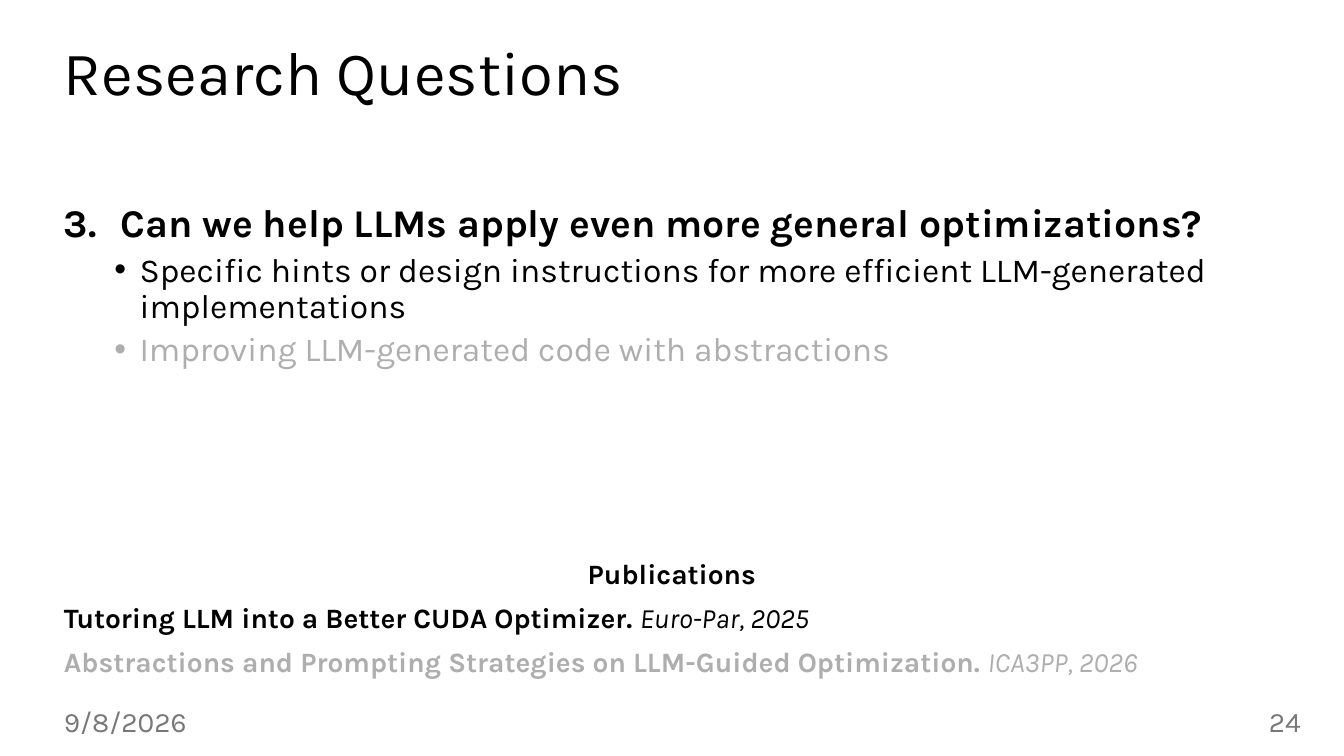
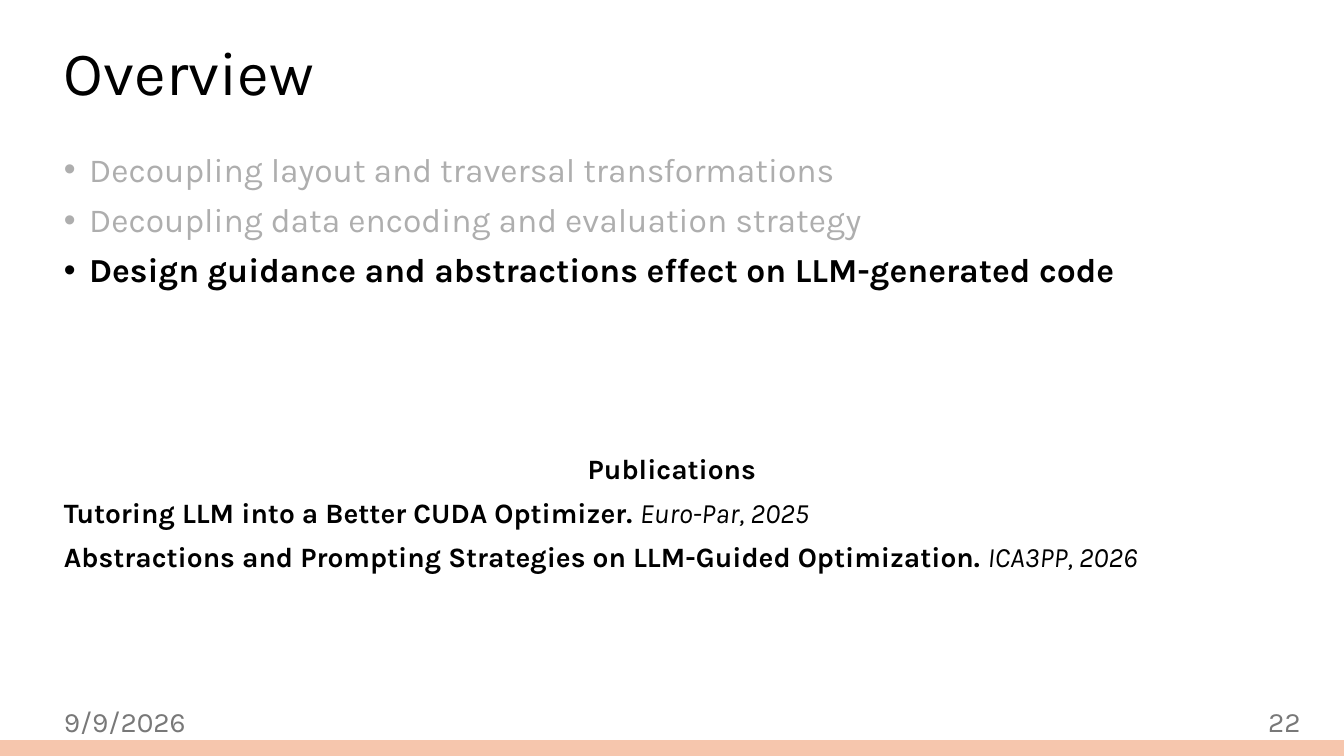
Before and after one commit to jiriklepl/phd-thesis, a slide deck: slide 22 of defense/Optimizing Memory Layouts and Traversal Orders in High-Performance Computing.pptx (slide 24 before the commit). Drawn at 1344x756 pixels with LibreOffice and Linux fonts; fonts in the diff are those of the drawing; background and template pictures are left out. Boxes give left, top, right and bottom in pixels: in the first picture for what was removed or moved away, otherwise in the second. Text is boxed around its words. In the diff, an @@ line names an element or a change of style, - is before the commit and + after.

```diff
--- a/defense/Optimizing Memory Layouts and Traversal Orders in High-Performance Computing.pptx
+++ b/defense/Optimizing Memory Layouts and Traversal Orders in High-Performance Computing.pptx
@@ title at (64,52,314,96): text changed @@
-Research Questions
+Overview
@@ text "Decoupling layout and traversal transformations" at (64,159,1138,574): vertical alignment middle to top @@
@@ text at (89,159,1114,291): text changed; text colour #000000 to #AEAEAE @@
-3. Can we help LLMs apply even more general optimizations?
-  • Specific hints or design instructions for more efficient LLM-generated implementations
-  • Improving LLM-generated code with abstractions
+• Decoupling layout and traversal transformations
+• Decoupling data encoding and evaluation strategy
+• Design guidance and abstractions effect on LLM-generated code
@@ text at (64,547,1138,574): text colour #AEAEAE to #000000 in "Abstractions and Prompting Strategies on LLM-Guided Optimiza ..." @@
@@ text at (64,711,186,734): text changed @@
-9/8/2026
+9/9/2026
@@ page number at (1268,714,1300,732): text changed @@
-24
+22
@@ rectangle added at (0,741,1344,756), fill #F6C6AD, outline #F6C6AD 1.5 pt @@
```
Also in this commit, not shown: 48 other slides changed, 3 slides removed.
